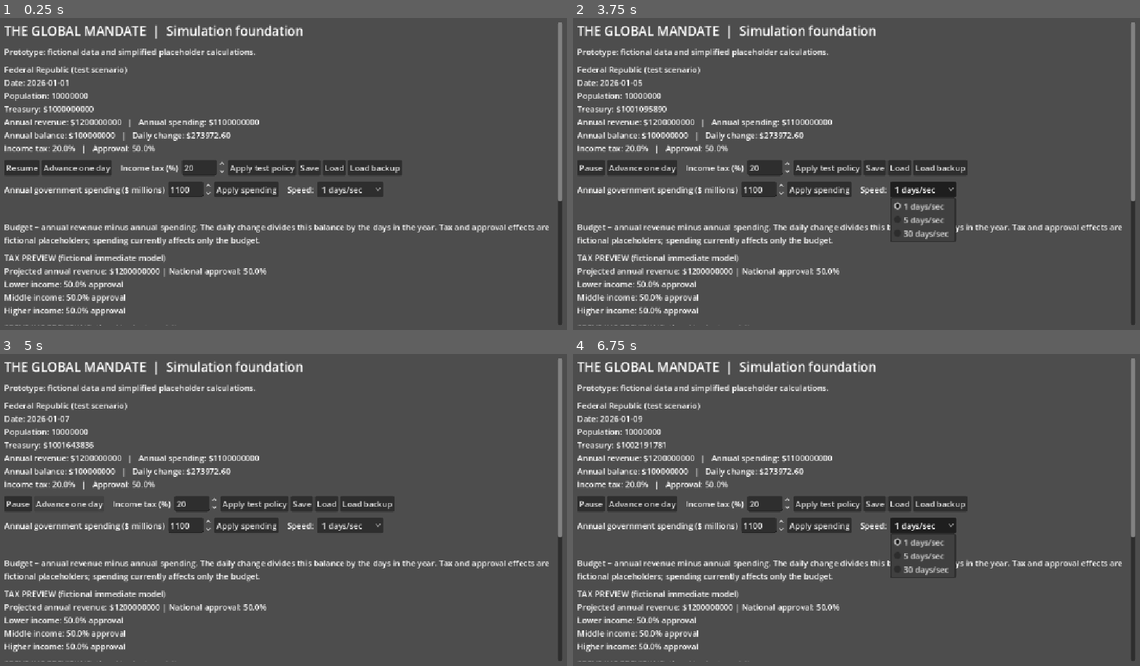
Above: before the commit, frames 1-4 (two rows, left to right).
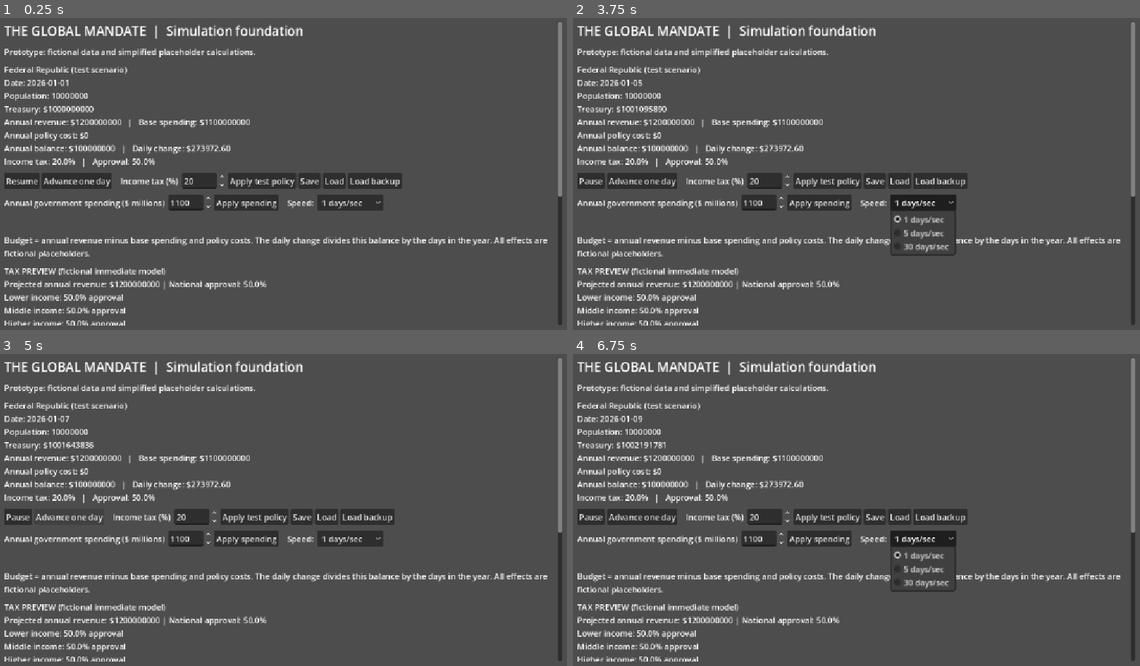
Above: after the commit, the same moments.

Repository: bhavishyadash/the-global-mandate
Game: Godot game, scene res://main.tscn
The game is run twice, just before and just after one commit, with the same random seed, the same clock (stepped at 60 frames per second) and the same inputs.
Inputs:
- Up to frame 1 (0.25 s): no input
- Up to frame 2 (3.75 s): click "Resume" at 0.5 s; click "Advance one day" at 1.25 s; click "Apply test policy" at 2 s; click "Apply spending" at 2.75 s; click "1 days/sec" at 3.5 s
- Up to frame 3 (5 s): click "Advance one day" at 4.25 s
- Up to frame 4 (6.75 s): click "Apply test policy" at 5 s; click "Apply spending" at 5.75 s; click "1 days/sec" at 6.5 s

The runs differ from the first frame. In frame 1, 12% of the frame differs, in the area x 0-100%, y 32-99%; in frame 2, 12%; in frame 3, 12%; in frame 4, 12%.

Commit message:
Account for implemented procurement policy cost

Diff:
--- a/simulation/world.gd
+++ b/simulation/world.gd
@@ -1,6 +1,7 @@
 extends RefCounted
 
 const Politics = preload("res://simulation/politics.gd")
+const PROCUREMENT_ANNUAL_COST := 10000000.0
 var politics = Politics.new()
 
 # All values here are fictional test data; rates are annual USD.
@@ -19,7 +20,10 @@
 const MAX_EVENTS := 200
 
 func annual_balance() -> float:
-	return country.annual_revenue - country.annual_spending
+	return country.annual_revenue - country.annual_spending - policy_annual_cost()
+
+func policy_annual_cost() -> float:
+	return PROCUREMENT_ANNUAL_COST if politics.procurement_policy and politics.procurement_progress >= 100 else 0.0
 
 func daily_balance() -> float:
 	return annual_balance() / (366.0 if is_leap_year(date.year) else 365.0)
@@ -208,7 +212,7 @@
 func preview_annual_spending(amount: float) -> Dictionary:
 	if not is_finite(amount) or amount < 0.0 or amount > 10000000000.0:
 		return {}
-	var balance: float = country.annual_revenue - amount
+	var balance: float = country.annual_revenue - amount - policy_annual_cost()
 	var year_days := 366.0 if is_leap_year(date.year) else 365.0
 	return {"annual_balance": balance, "daily_balance": balance / year_days}
 
--- a/tests/simulation_test.gd
+++ b/tests/simulation_test.gd
@@ -41,9 +41,14 @@
 	var government = World.new()
 	assert(government.vote_procurement())
 	assert(not government.vote_procurement())
-	for i in range(100):
+	for i in range(99):
 		government.advance_day()
+	assert(is_equal_approx(government.policy_annual_cost(), 0.0))
+	government.advance_day()
 	assert(government.politics.procurement_progress == 100)
+	assert(is_equal_approx(government.policy_annual_cost(), 10000000.0))
+	assert(is_equal_approx(government.annual_balance(), 90000000.0))
+	assert(is_equal_approx(government.preview_annual_spending(1100000000.0).annual_balance, 90000000.0))
 	government.set_income_tax(0.60)
 	government.date = {"year": 2029, "month": 12, "day": 31}
 	assert(government.next_election_year() == 2030)
@@ -114,6 +119,7 @@
 	assert(restored_politics.politics.procurement_progress == 100)
 	assert(restored_politics.politics.election_count == 1)
 	assert(restored_politics.politics.parties[0].seats == 8)
+	assert(is_equal_approx(restored_politics.policy_annual_cost(), 10000000.0))
 	assert(high_tax_world.save_game(save_path).is_empty())
 	var restored = World.new()
 	var load_error: String = restored.load_game(save_path)
--- a/ui/main.gd
+++ b/ui/main.gd
@@ -101,7 +101,7 @@
 	layout.add_child(status)
 	explanation = Label.new()
 	explanation.autowrap_mode = TextServer.AUTOWRAP_WORD_SMART
-	explanation.text = "Budget = annual revenue minus annual spending. The daily change divides this balance by the days in the year. Tax and approval effects are fictional placeholders; spending currently affects only the budget."
+	explanation.text = "Budget = annual revenue minus base spending and policy costs. The daily change divides this balance by the days in the year. All effects are fictional placeholders."
 	layout.add_child(explanation)
 	tax_preview = Label.new()
 	tax_preview.autowrap_mode = TextServer.AUTOWRAP_WORD_SMART
@@ -185,14 +185,14 @@
 func _refresh() -> void:
 	var c: Dictionary = world.country
 	var d: Dictionary = world.date
-	summary.text = "%s\nDate: %04d-%02d-%02d\nPopulation: %d\nTreasury: $%.0f\nAnnual revenue: $%.0f   |   Annual spending: $%.0f\nAnnual balance: $%.0f   |   Daily change: $%.2f\nIncome tax: %.1f%%   |   Approval: %.1f%%" % [c.name, d.year, d.month, d.day, c.population, c.treasury, c.annual_revenue, c.annual_spending, world.annual_balance(), world.daily_balance(), c.income_tax_rate * 100.0, c.approval]
+	summary.text = "%s\nDate: %04d-%02d-%02d\nPopulation: %d\nTreasury: $%.0f\nAnnual revenue: $%.0f   |   Base spending: $%.0f\nAnnual policy cost: $%.0f\nAnnual balance: $%.0f   |   Daily change: $%.2f\nIncome tax: %.1f%%   |   Approval: %.1f%%" % [c.name, d.year, d.month, d.day, c.population, c.treasury, c.annual_revenue, c.annual_spending, world.policy_annual_cost(), world.annual_balance(), world.daily_balance(), c.income_tax_rate * 100.0, c.approval]
 	var lines := PackedStringArray(["POLITICS — fictional test model"])
 	for group in world.politics.groups:
 		lines.append("%s (%.0f%% of population): %.1f%% approval" % [group.name, group.share * 100, group.approval])
 	for party in world.politics.parties:
 		lines.append("%s: %d seats" % [party.name, party.seats])
 	lines.append("Procurement support: %d/100 seats | Implementation: %d%% | Elections: %d" % [world.politics.votes_for_policy(), world.politics.procurement_progress, world.politics.election_count])
-	lines.append("Test policy requires a majority and takes 100 days to implement. Next illustrative election: January 1, %d." % world.next_election_year())
+	lines.append("Test policy requires a majority, takes 100 days and then costs $%.0f per year. Next illustrative election: January 1, %d." % [world.PROCUREMENT_ANNUAL_COST, world.next_election_year()])
 	politics_summary.text = "\n".join(lines)
 	history.text = "\n".join(world.events.slice(0, 8))
 	_update_tax_preview(tax.value)
Not shown, changed: docs/GAME_DEVELOPMENT_REPORT.md
Not shown, changed: docs/SESSION_27.md
Not shown, changed: docs/SIMULATION_ARCHITECTURE.md
